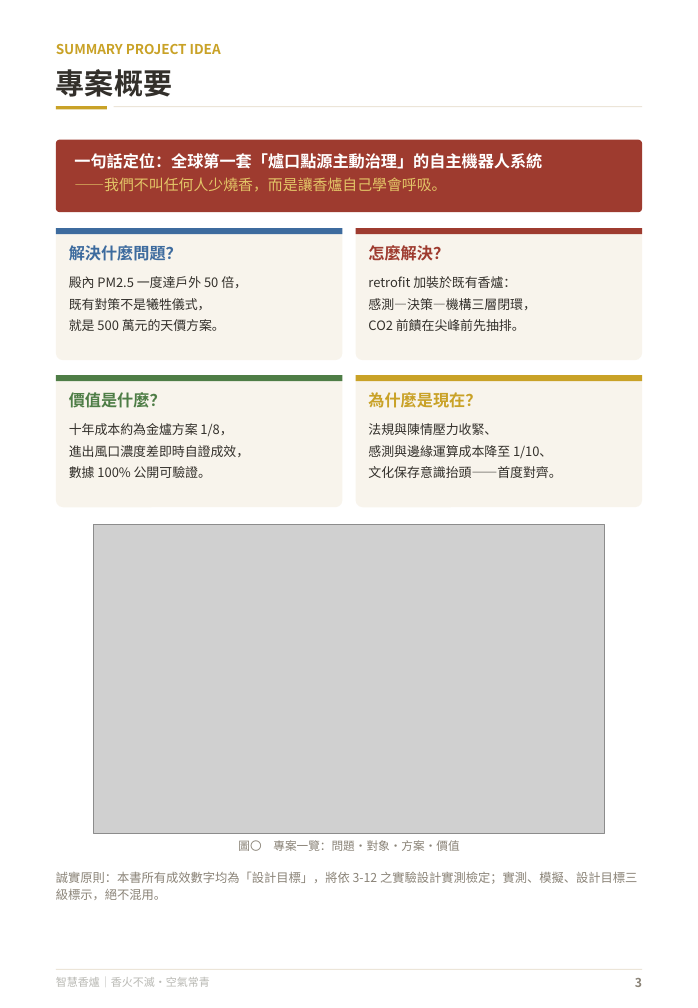
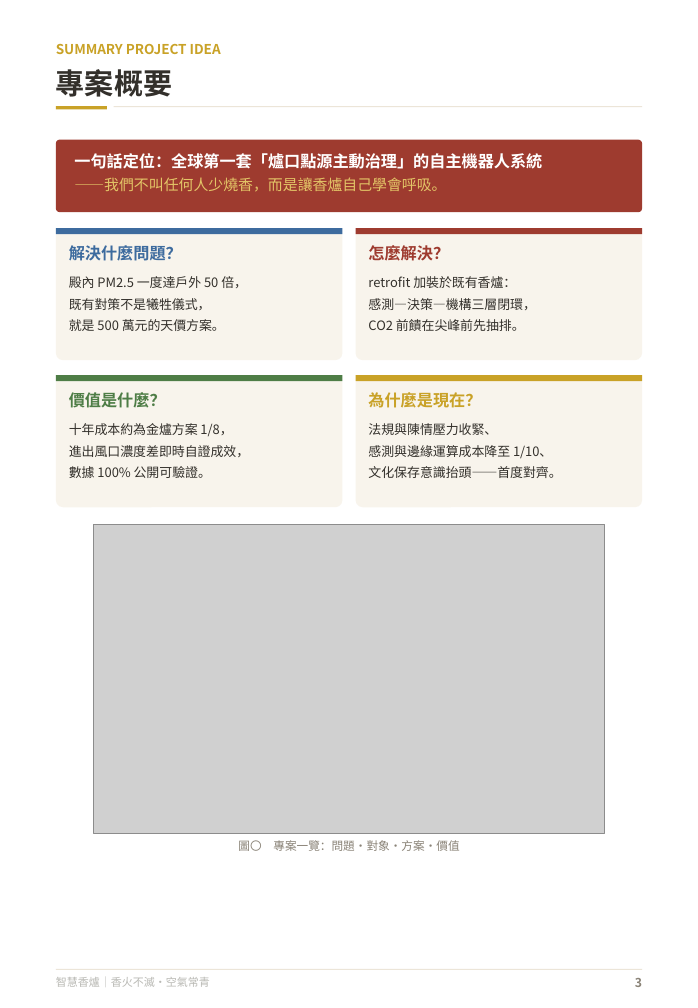
Before and after one commit to feihong9487/WRO2026, a slide deck: slide 4 of 簡報/未來新創家＿高中職組_v3.pptx. Drawn at 698x1008 pixels with LibreOffice and Linux fonts; fonts in the diff are those of the drawing; grey boxes stand for pictures. Boxes give left, top, right and bottom in pixels: in the first picture for what was removed or moved away, otherwise in the second. Text is boxed around its words. In the diff, an @@ line names an element or a change of style, - is before the commit and + after.

```diff
--- a/簡報/未來新創家＿高中職組_v3.pptx
+++ b/簡報/未來新創家＿高中職組_v3.pptx
@@ text removed at [56,871,637,900] @@
-誠實原則：本書所有成效數字均為「設計目標」，將依 3-12 之實驗設計實測檢定；實測、模擬、設計目標三級標示，絕不混用。
```
Also in this commit, not shown: 18 other slides changed, 5 other files.
